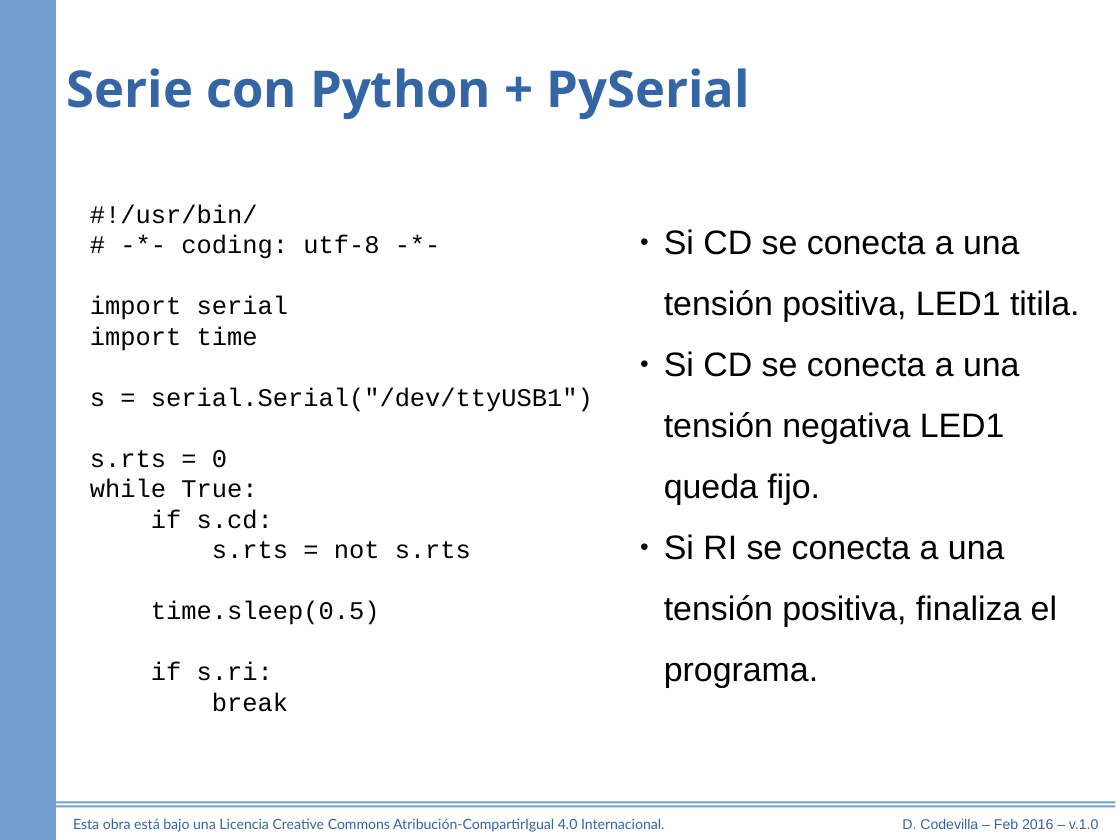
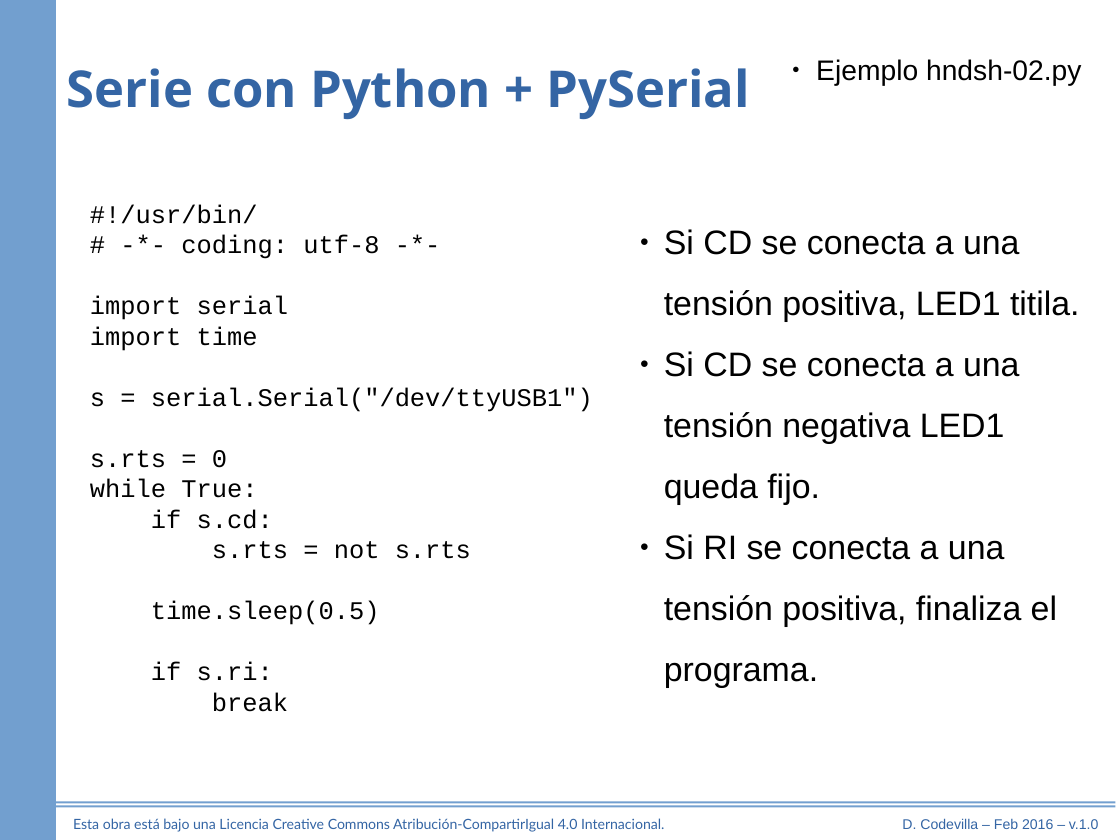
Before and after one commit to diegocode/serie, a slide deck: slide 41 of referencia/puerto_serie.odp (slide 37 before the commit). Drawn at 1120x840 pixels with LibreOffice and Linux fonts; fonts in the diff are those of the drawing. Boxes give left, top, right and bottom in pixels: in the first picture for what was removed or moved away, otherwise in the second. Text is boxed around its words. In the diff, an @@ line names an element or a change of style, - is before the commit and + after.

```diff
--- a/referencia/puerto_serie.odp
+++ b/referencia/puerto_serie.odp
@@ text added at box(816, 59, 1081, 86), 20 pt, text #000000 @@
+● Ejemplo hndsh-02.py
```
Also in this commit, not shown: 7 other slides changed, 5 slides added, 1 slide removed, 28 other files.
